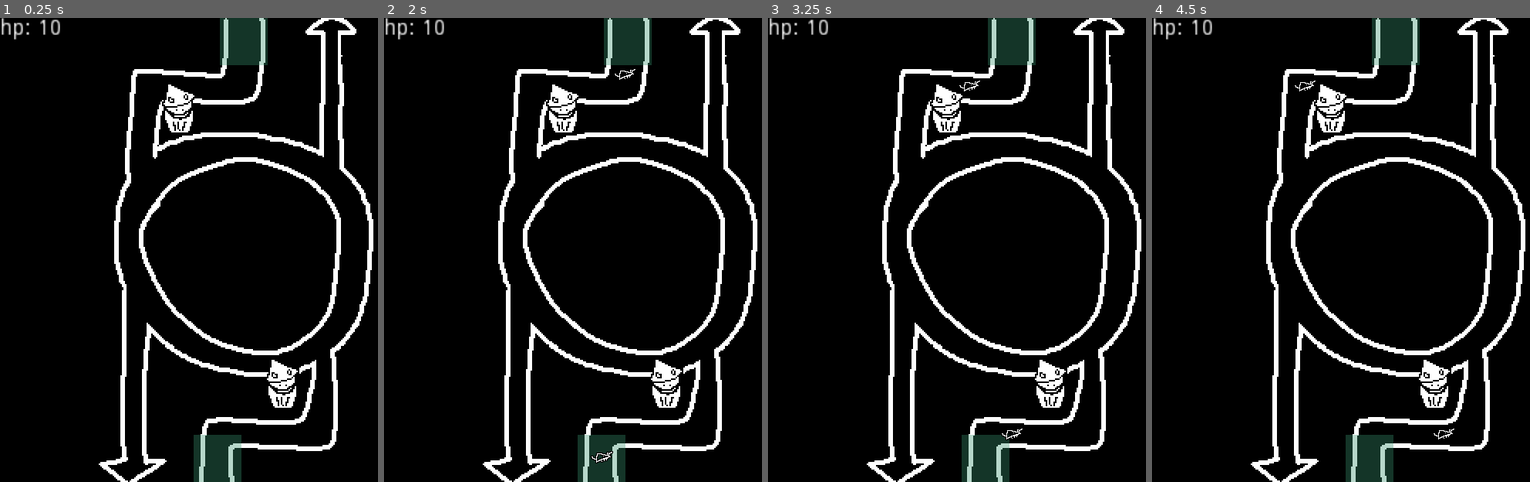
Above: before the commit, frames 1-4 (left to right).
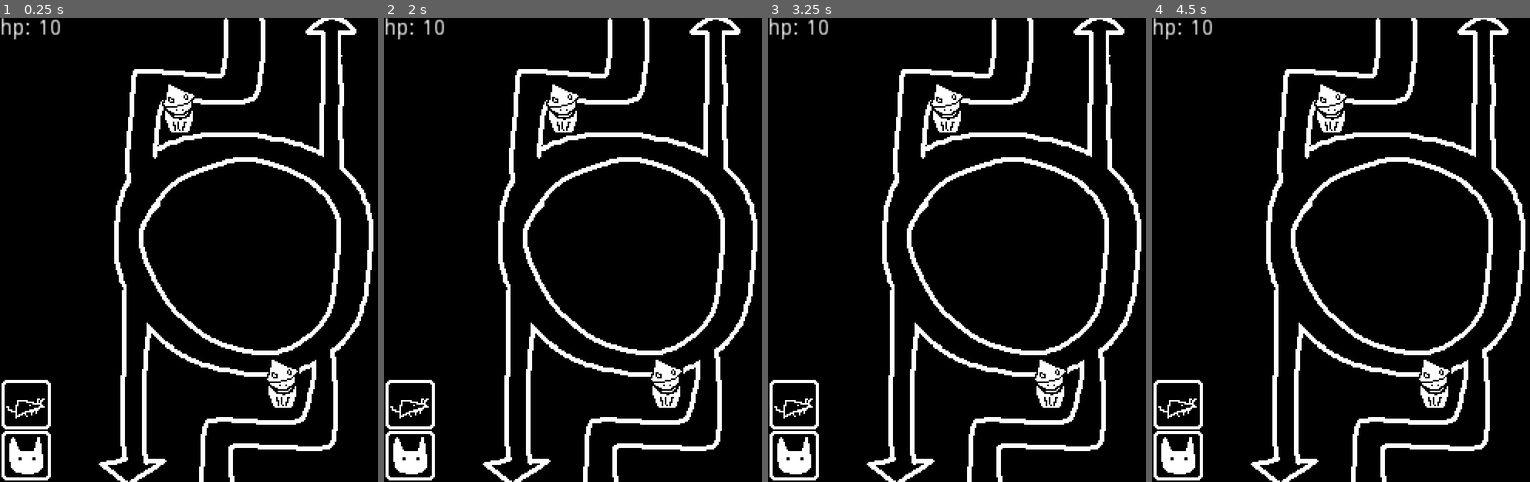
Above: after the commit, the same moments.

Repository: andymjchang/gmtk-2023
Game: Godot game, scene res://Scenes/Main.tscn
Same seed, same stepped clock (60 frames per second), same inputs: the game is played once before the commit and once after it.
Inputs (mouse positions are in pixels of both pictures, inside the frame that each line leads up to):
- Up to frame 1 (0.25 s): no input
- Up to frame 2 (2 s): tap Enter at 0.5 s; move the mouse to (625, 41) at 0.52 s; click (625, 41) at 0.6 s; move the mouse to (603, 458) at 1.27 s; click (603, 458) at 1.35 s
- Up to frame 3 (3.25 s): move the mouse to (1043, 147) at 2.02 s; click (1043, 147) at 2.1 s; move the mouse to (975, 342) at 2.77 s; click (975, 342) at 2.85 s
- Up to frame 4 (4.5 s): tap Space at 3.5 s; move the mouse to (1522, 319) at 3.52 s; click (1522, 319) at 3.6 s; tap Enter at 4.25 s; move the mouse to (1242, 180) at 4.27 s; click (1242, 180) at 4.35 s

The runs differ from the first frame. In frame 1, 3.8% of the frame differs, in the area x 0-71%, y 0-100%; in frame 2, 3.8%; in frame 3, 3.9%; in frame 4, 3.9%, in the area x 0-80%, y 0-100%.

Commit message:
timed buttons

Diff:
--- a/Objects/PlacementDetector.gd
+++ b/Objects/PlacementDetector.gd
@@ -8,3 +8,8 @@
 	if Input.is_action_just_pressed("mouse_left") and tileIsFree:
 		emit_signal("pressed")
 		print("pressed " + str(detectorIndex))
+		$Sprite.visible = true
+		$Timer.start()
+
+func _on_Timer_timeout():
+	$Sprite.visible = false
--- a/Objects/PlacementDetector.tscn
+++ b/Objects/PlacementDetector.tscn
@@ -10,6 +10,7 @@
 script = ExtResource( 2 )
 
 [node name="Sprite" type="Sprite" parent="."]
+visible = false
 texture = ExtResource( 1 )
 
 [node name="Area2D" type="Area2D" parent="."]
@@ -17,4 +18,8 @@
 [node name="CollisionShape2D" type="CollisionShape2D" parent="Area2D"]
 shape = SubResource( 1 )
 
+[node name="Timer" type="Timer" parent="."]
+wait_time = 0.1
+
 [connection signal="input_event" from="Area2D" to="." method="_on_Area2D_input_event"]
+[connection signal="timeout" from="Timer" to="." method="_on_Timer_timeout"]
--- a/Scenes/Main.tscn
+++ b/Scenes/Main.tscn
@@ -1,10 +1,12 @@
-[gd_scene load_steps=8 format=2]
+[gd_scene load_steps=10 format=2]
 
 [ext_resource path="res://Assets/bg_tile.png" type="Texture" id=1]
 [ext_resource path="res://Objects/PrefabTest.tscn" type="PackedScene" id=2]
 [ext_resource path="res://Assets/placeholder_bg.png" type="Texture" id=3]
 [ext_resource path="res://Scenes/Main.gd" type="Script" id=4]
 [ext_resource path="res://Objects/PlacementDetector.tscn" type="PackedScene" id=5]
+[ext_resource path="res://Assets/placeholder_object3.png" type="Texture" id=6]
+[ext_resource path="res://Assets/placeholder_object2.png" type="Texture" id=7]
 
 [sub_resource type="Curve2D" id=1]
 _data = {
@@ -32,11 +34,17 @@
 [node name="PlacementDetectorGroup" type="Node2D" parent="."]
 
 [node name="PlacementDetector" parent="PlacementDetectorGroup" instance=ExtResource( 5 )]
-position = Vector2( 158, 15 )
+position = Vector2( 17, 250 )
+
+[node name="PlaceholderObject3" type="Sprite" parent="PlacementDetectorGroup/PlacementDetector"]
+texture = ExtResource( 6 )
 
 [node name="PlacementDetector2" parent="PlacementDetectorGroup" instance=ExtResource( 5 )]
-position = Vector2( 141, 285 )
+position = Vector2( 17, 283 )
 detectorIndex = 1
+
+[node name="PlaceholderObject2" type="Sprite" parent="PlacementDetectorGroup/PlacementDetector2"]
+texture = ExtResource( 7 )
 
 [node name="EnemyUnits" type="Node2D" parent="."]
 
Binary file changed: Assets/placeholder_object2.png
Binary file added: Assets/placeholder_object3.png
Not shown, added: Assets/placeholder_object3.png.import
